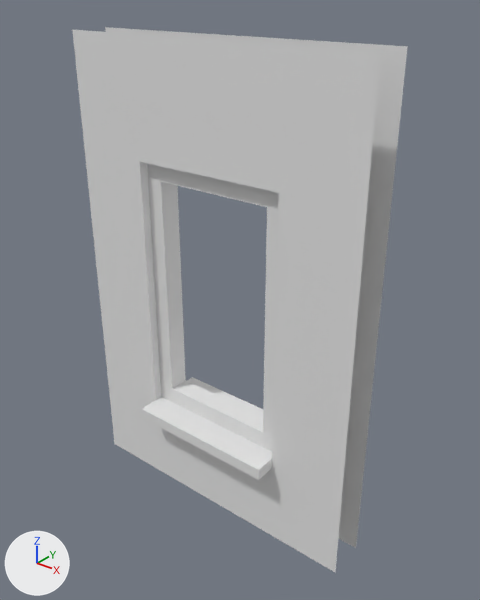
What one commit did to the FBX model Assets/Modular_Props/Mesh/MD_Window_Shootable.fbx.
Before and after are seen from a camera (50 mm lens) standing at (3.38, -2.66, 3.27) and looking at (1.09, 0.2, 1.5). Every picture has the same lights, and +X, +Y and +Z are marked at lower left. Where no turn or scale is listed for an object, it has been applied to the vertices.

The first picture shows 'MD_Window_Shootable'.
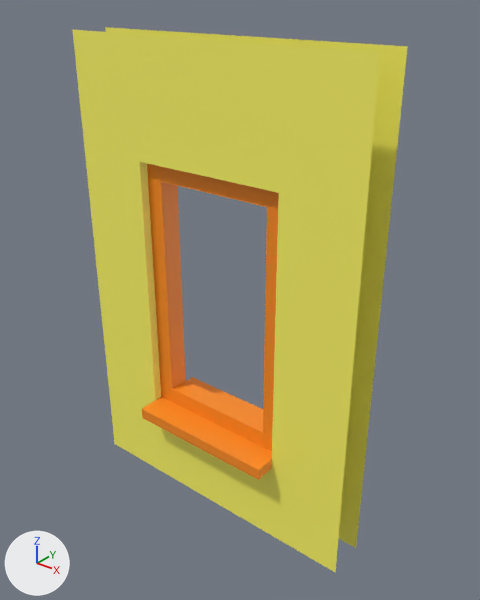
Changed parts and their boxes [x1, y1, x2, y2] in the pictures (480 x 600 px):
'MD_Window_Shootable', surface changed (grey to yellow)
    both: [72, 27, 408, 573]

What changed in the scene script:
```text
Add img_prop_texture_set01_png:
    img_prop_texture_set01_png = load_image('Prop_Texture_Set01.png', '../../Materials/Prop_Texture_Set01.png', 64, 64, 'sRGB')
Change mat_mr_modularset:
    remove mat_mr_modularset.base_color = (0.8, 0.8, 0.8)  # white #e7e7e7
    add mat_mr_modularset.texture = img_prop_texture_set01_png
Change me_cube_001:
    where me_cube_001.from_pydata(...)  # 64 vertices, 50 faces; spans x 0.0..2.0, y -0.13..0.38, z 0.0..3.0
    used by ob_md_window_shootable; location = (0.0, 0.0, 0.0)
    me_cube_001 part 1: texture (UV) coordinates of 50 of 50 faces, centred in x 0.25..1.75, y -0.13..0.38, z 0.27..2.65, changed; they spanned u 0.38..0.62, v 0.75..1.0 and now span u 0.54..0.71, v 0.17..0.23
```
